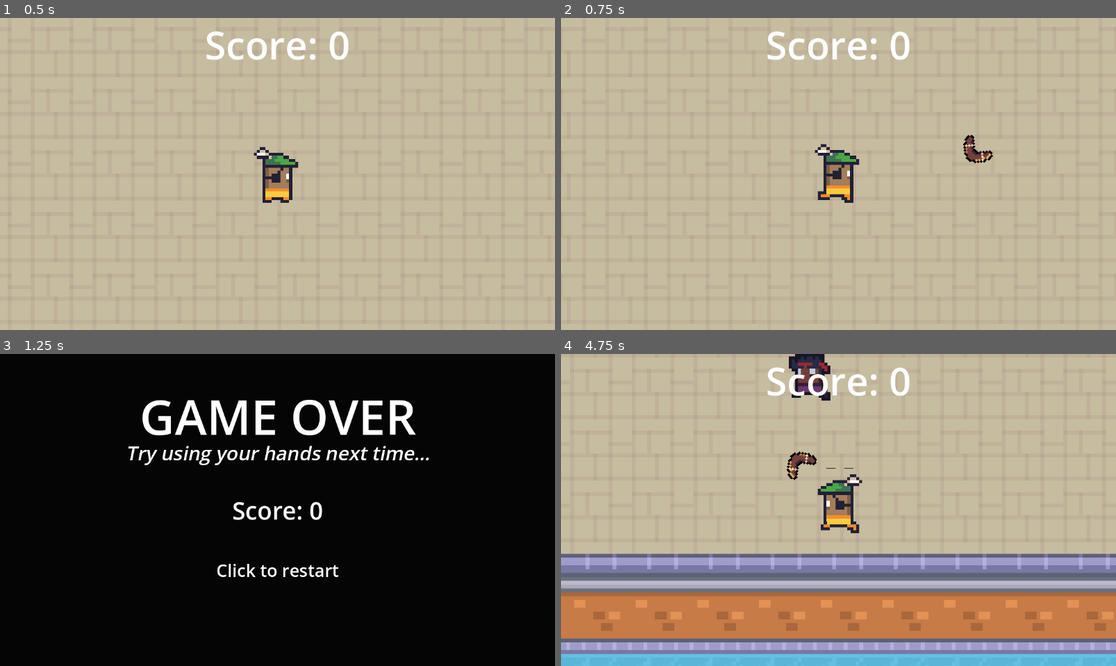
Above: before the commit, frames 1-4 (two rows, left to right).
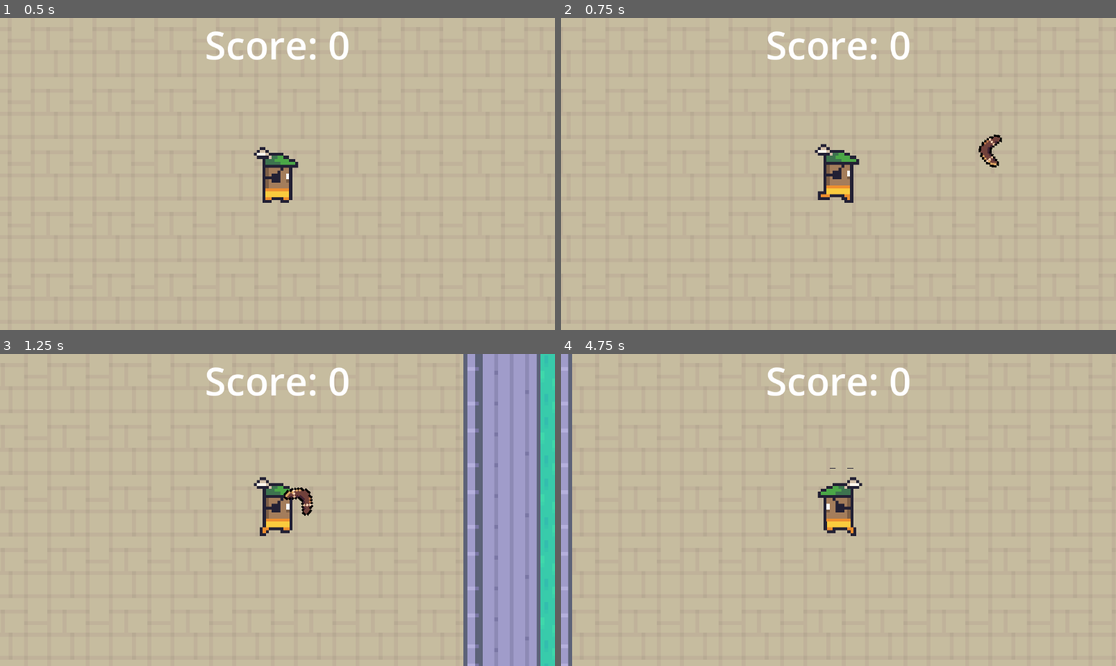
Above: after the commit, the same moments.

Repository: samithShetty/49er-Fall-2023-Game-Jam
Game: Godot game, scene res://Scenes/Main.tscn
Same seed, same stepped clock (60 frames per second), same inputs: the game is played once before the commit and once after it. Sound files missing from this copy of the repository are replaced by a short silence.
Inputs (mouse positions are in pixels of both pictures, inside the frame that each line leads up to):
- Up to frame 1 (0.5 s): no input
- Up to frame 2 (0.75 s): tap Enter at 0.5 s; move the mouse to (960, 158) at 0.52 s; press the mouse at (960, 158) at 0.53 s; hold D (move_right) from 0.53 s (still down)
- Up to frame 3 (1.25 s): keep holding D (move_right)
- Up to frame 4 (4.75 s): tap Enter at 1.25 s; move the mouse to (727, 525) at 1.27 s; release D (move_right) at 1.28 s; release the mouse at (727, 525) at 1.28 s; hold S (move_down) 1.28-2.03 s; click (727, 525) at 1.35 s; move the mouse to (894, 441) at 2.02 s; press the mouse at (894, 441) at 2.03 s; hold D (move_right) 2.03-2.78 s; move the mouse to (810, 572) at 2.77 s; release the mouse at (810, 572) at 2.78 s; hold W (move_up) 2.78-3.53 s; click (810, 572) at 2.85 s; move the mouse to (1005, 556) at 3.52 s; press the mouse at (1005, 556) at 3.53 s; hold A (move_left) from 3.53 s (still down); move the mouse to (672, 463) at 4.27 s; release the mouse at (672, 463) at 4.28 s; click (672, 463) at 4.35 s

Frame 1 is identical in both runs. In frame 2, 0.4% of the frame differs, in the area x 72-80%, y 37-49%; in frame 3, 100%, in the area x 0-100%, y 0-100%; in frame 4, 39%.

Commit message:
Added Music

Diff:
--- a/Boomerang/Boomerang.gd
+++ b/Boomerang/Boomerang.gd
@@ -2,6 +2,7 @@
 @export var player: CharacterBody2D
 @export var springForce: float
 @export var maxSpeed: Vector2
+@onready var timer = $Timer
 
 # Called when the node enters the scene tree for the first time.
 func _ready():
@@ -10,12 +11,19 @@
 
 # Called every frame. 'delta' is the elapsed time since the previous frame.
 func _process(delta):
-	pass
+	timer.start()
 
 func _physics_process(delta):
 	var distance = player.position - position
 	velocity += distance * springForce
 	velocity*= 0.98
 	velocity.clamp(-maxSpeed, maxSpeed)
-	rotation_degrees += distance.length()/20
+	rotation_degrees += distance.length()/15
 	move_and_slide()
+
+
+
+
+func _on_timer_timeout():
+	springForce *1.1
+	timer.start()
--- a/Boomerang/Boomerang.tscn
+++ b/Boomerang/Boomerang.tscn
@@ -27,3 +27,8 @@
 texture_filter = 1
 scale = Vector2(4.5, 4.5)
 texture = ExtResource("2_nwbqu")
+
+[node name="Timer" type="Timer" parent="."]
+wait_time = 10.0
+
+[connection signal="timeout" from="Timer" to="." method="_on_timer_timeout"]
--- a/Game Controllers/GameController.gd
+++ b/Game Controllers/GameController.gd
@@ -22,3 +22,7 @@
 func _on_timer_timeout():
 	spawn_npc()
 	timer.start()
+
+
+func _on_audio_stream_player_2d_finished():
+	$AudioStreamPlayer2D.play()
--- a/Game Controllers/GameController.tscn
+++ b/Game Controllers/GameController.tscn
@@ -1,15 +1,23 @@
-[gd_scene load_steps=4 format=3 uid="uid://cg678iom1uua0"]
+[gd_scene load_steps=5 format=3 uid="uid://cg678iom1uua0"]
 
 [ext_resource type="Script" path="res://Game Controllers/GameController.gd" id="1_gcod6"]
 [ext_resource type="PackedScene" uid="uid://b0eo3ys5fu7g2" path="res://NPC/NPC.tscn" id="2_wvdx3"]
 [ext_resource type="PackedScene" uid="uid://dmrgkmmddqvbu" path="res://NPC/NPC2.tscn" id="3_buoak"]
+[ext_resource type="AudioStream" uid="uid://bqf5aslp0qwk4" path="res://Assets/Music/xDeviruchi - Prepare for Battle! .wav" id="4_ii540"]
 
 [node name="GameController" type="Node"]
 script = ExtResource("1_gcod6")
-NPC_types = Array[Resource]([ExtResource("2_wvdx3"), ExtResource("3_buoak")])
+NPC_types = Array[PackedScene]([ExtResource("2_wvdx3"), ExtResource("3_buoak")])
 
 [node name="Timer" type="Timer" parent="."]
-wait_time = 2.0
+wait_time = 3.0
 autostart = true
 
+[node name="AudioStreamPlayer2D" type="AudioStreamPlayer2D" parent="."]
+stream = ExtResource("4_ii540")
+volume_db = -5.0
+pitch_scale = 0.95
+autoplay = true
+
 [connection signal="timeout" from="Timer" to="." method="_on_timer_timeout"]
+[connection signal="finished" from="AudioStreamPlayer2D" to="." method="_on_audio_stream_player_2d_finished"]
--- a/Game Controllers/Global.gd
+++ b/Game Controllers/Global.gd
@@ -3,6 +3,9 @@
 
 @onready var game_scene: PackedScene = preload("res://Scenes/Main.tscn")
 @export var death_scene: PackedScene = preload("res://Scenes/EndScreen.tscn")
+
+func _ready():
+	AudioStream
 
 func end_game():
 	get_tree().change_scene_to_packed(death_scene)
--- a/Player/Player.gd
+++ b/Player/Player.gd
@@ -17,7 +17,7 @@
 
 
 func throw_boomerang():
-	var throwForce = 1600
+	var throwForce = 1800
 	var direction = (get_global_mouse_position() - position).normalized()
 	var boomerang = preload("res://Boomerang/Boomerang.tscn").instantiate()
 	boomerang.velocity = direction * throwForce
--- a/Player/Player.tscn
+++ b/Player/Player.tscn
@@ -7,7 +7,7 @@
 size = Vector2(47, 99)
 
 [sub_resource type="RectangleShape2D" id="RectangleShape2D_i5wt3"]
-size = Vector2(61, 109)
+size = Vector2(67, 115)
 
 [sub_resource type="AtlasTexture" id="AtlasTexture_4edhr"]
 atlas = ExtResource("2_arl6m")
--- a/Scenes/EndScreen.tscn
+++ b/Scenes/EndScreen.tscn
@@ -1,6 +1,7 @@
-[gd_scene load_steps=2 format=3 uid="uid://bc4ay000aqc8i"]
+[gd_scene load_steps=3 format=3 uid="uid://bc4ay000aqc8i"]
 
 [ext_resource type="Script" path="res://UI/EndScreen.gd" id="1_ct4kk"]
+[ext_resource type="AudioStream" uid="uid://ol8lrby1n8bx" path="res://Assets/Music/xDeviruchi - The Final of The Fantasy.wav" id="2_r7cmt"]
 
 [node name="EndScreen" type="Control"]
 layout_mode = 3
@@ -75,3 +76,9 @@
 grow_vertical = 0
 theme_override_font_sizes/font_size = 36
 text = "Click to restart"
+
+[node name="AudioStreamPlayer" type="AudioStreamPlayer" parent="."]
+stream = ExtResource("2_r7cmt")
+volume_db = -5.0
+pitch_scale = 0.9
+autoplay = true
Not shown, added: Assets/Music/xDeviruchi - Prepare for Battle! .wav.import
Not shown, added: Assets/Music/xDeviruchi - The Final of The Fantasy.wav.import
Binary file added: Assets/PixelDudes/creeper_sprite.png
Not shown, added: Assets/PixelDudes/creeper_sprite.png.import
Not shown, added: Assets/Music/xDeviruchi - Prepare for Battle! .wav
Not shown, added: Assets/Music/xDeviruchi - The Final of The Fantasy.wav
